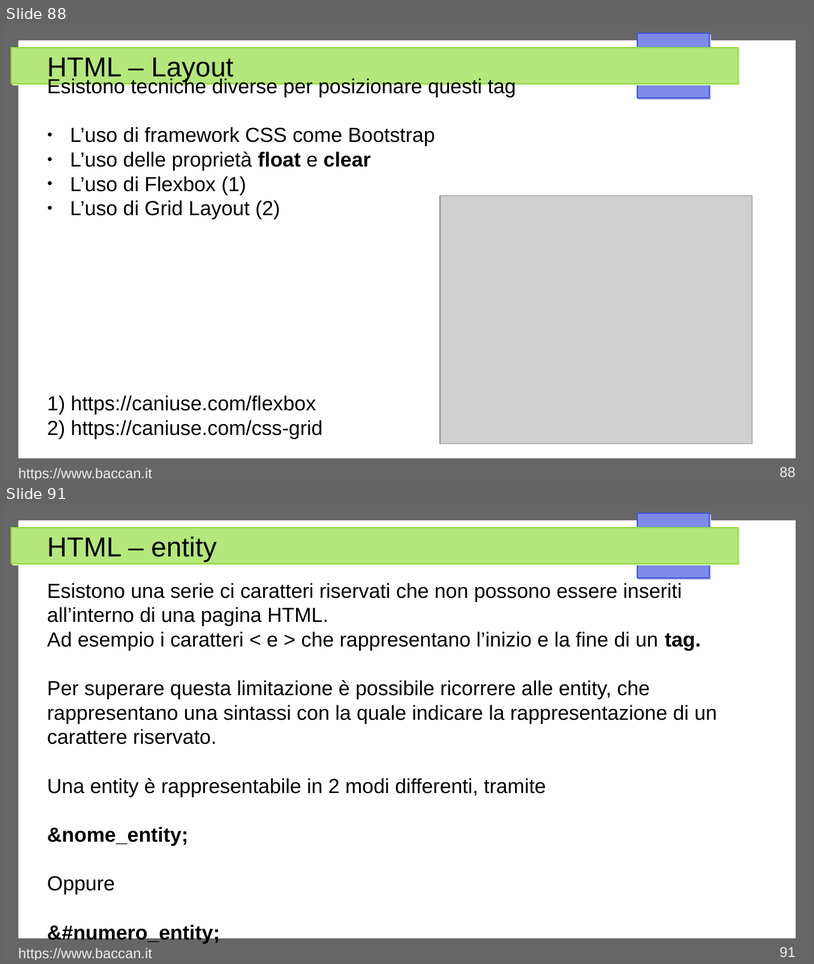
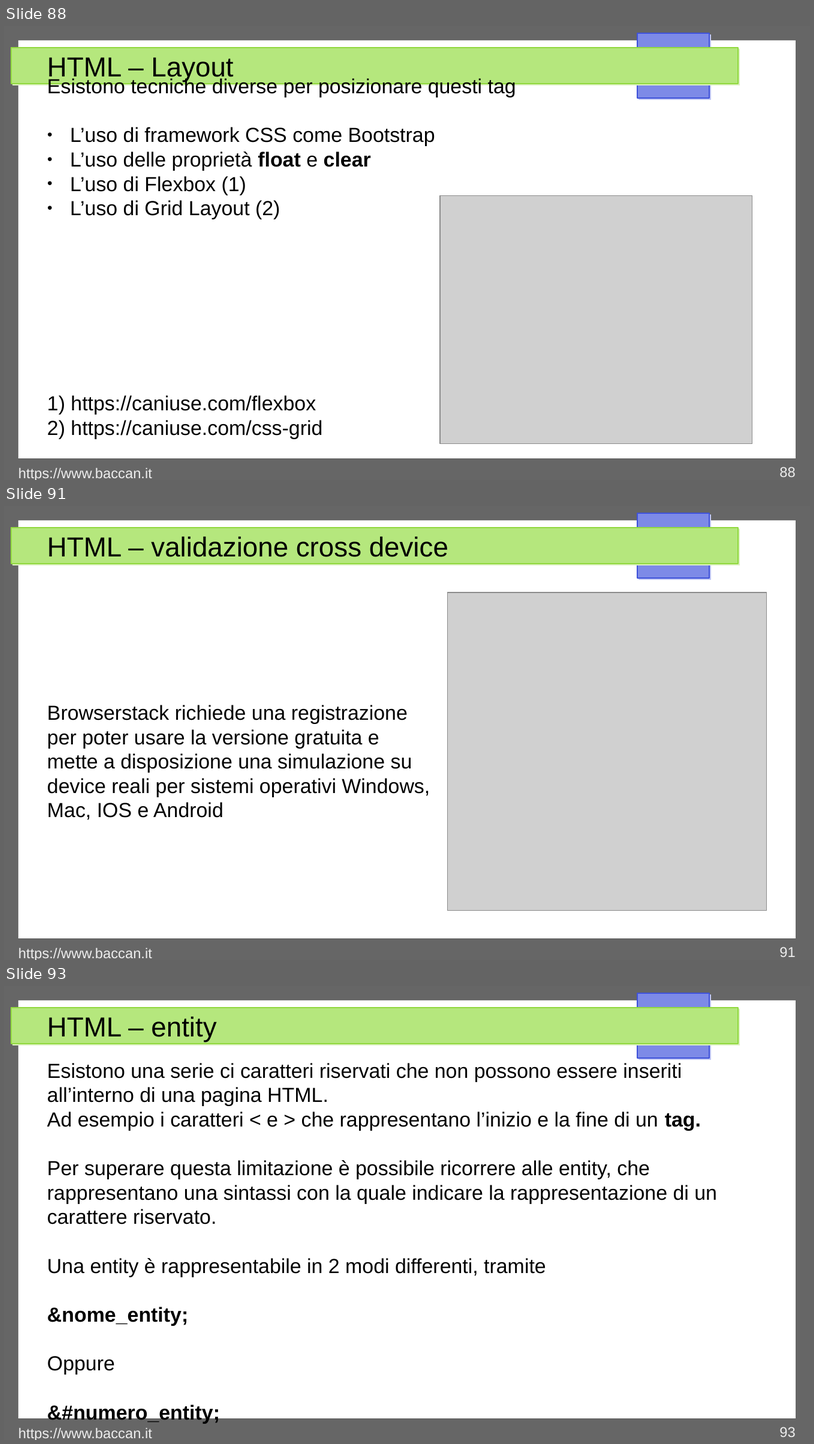
Before and after one commit to matteobaccan/CorsoHTML, a slide deck: Chapter_html.odp. Shown one above the other, each under a label of ours: slides 88 and 91 before the commit, slides 88, 91 and 93 after it; the slides between them are not shown. The pictures are 814x964 and 814x1444 pixels, drawn with LibreOffice and Linux fonts; fonts in the diff are those of the drawing; grey boxes stand for pictures. Boxes give left, top, right and bottom in pixels: in the first picture for what was removed or moved away, otherwise in the second. Text is boxed around its words. In the diff, an @@ line names an element or a change of style, - is before the commit and + after.

```diff
--- a/Chapter_html.odp
+++ b/Chapter_html.odp
@@ slide 91 added at bbox=[4, 506, 810, 960], background #FFFFFF; not listed: 4 template elements that a slide beside it also shows @@
@@ title added at bbox=[47, 537, 449, 557], 27 pt, text #000000 @@
+HTML – validazione cross device
@@ picture added at bbox=[448, 592, 768, 910] @@
@@ text added at bbox=[47, 705, 430, 820], 20 pt, text #000000 @@
+Browserstack richiede una registrazione per poter usare la versione gratuita e mette a disposizione una simulazione su device reali per sistemi operativi Windows, Mac, IOS e Android
@@ text added at bbox=[18, 948, 152, 960], 14 pt, text #EEEEEE @@
+https://www.baccan.it
@@ page number added at bbox=[780, 946, 795, 957], 14 pt, text #EEEEEE @@
+91
@@ what was slide 91 is now slide 93 @@
@@ page number at bbox=[780, 1426, 795, 1437]: text changed @@
-91
+93
```
Also in this commit, not shown: 2 slides changed, 3 other slides added, 2 other files.
